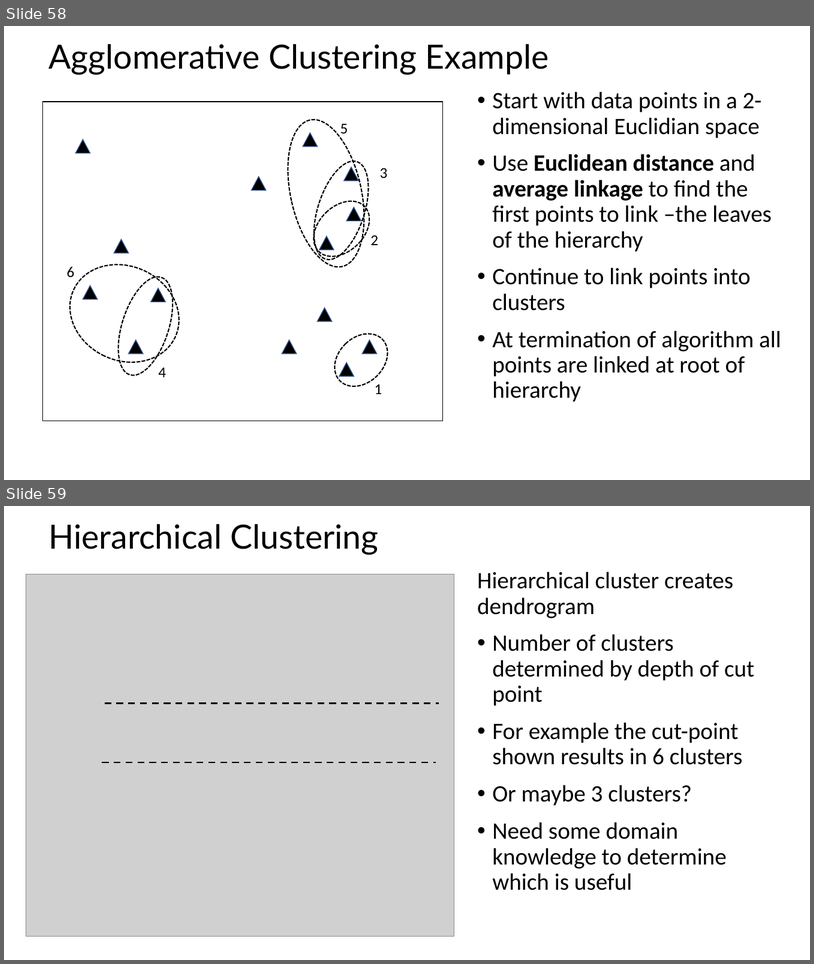
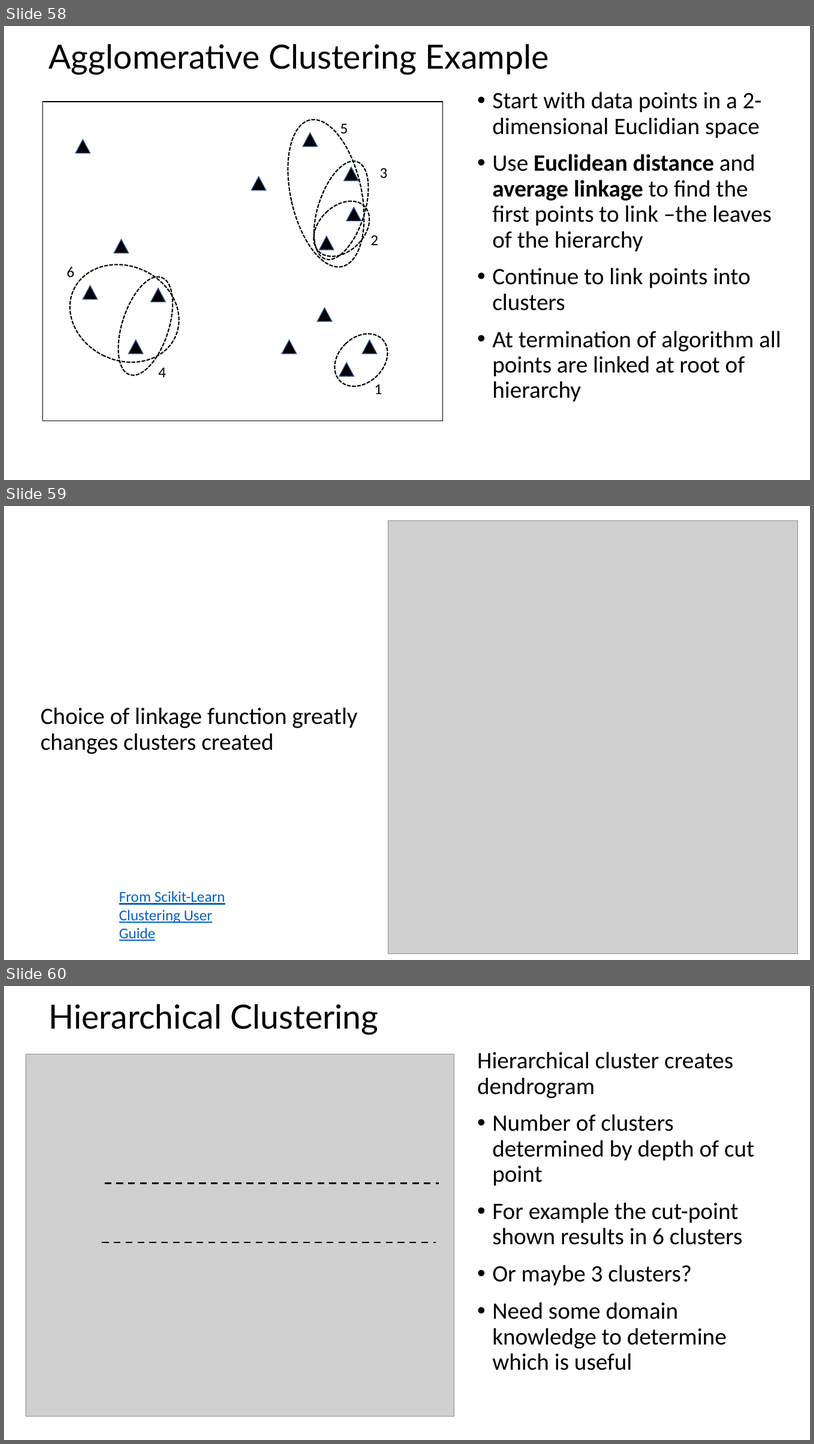
Before and after one commit to harelgabainew/school1, a slide deck: slides/9_IntroductionToClustering_Part1.pptx. Shown one above the other, each under a label of ours: slides 58 and 59 before the commit, slides 58, 59 and 60 after it. The pictures are 814x964 and 814x1444 pixels, drawn with LibreOffice and Linux fonts; fonts in the diff are those of the drawing; grey boxes stand for pictures. Boxes give left, top, right and bottom in pixels: in the first picture for what was removed or moved away, otherwise in the second. Text is boxed around its words. In the diff, an @@ line names an element or a change of style, - is before the commit and + after.

Commit message:
Added slide on effect of changing linkage function

```diff
--- a/slides/9_IntroductionToClustering_Part1.pptx
+++ b/slides/9_IntroductionToClustering_Part1.pptx
@@ slide 59 added at [4, 506, 810, 960], background #FFFFFF @@
@@ picture added at [389, 520, 798, 954] @@
@@ title added at [41, 707, 357, 754], 28 pt, text #000000 @@
+Choice of linkage function greatly changes clusters created
@@ text added at [119, 891, 225, 940], 18 pt, text #0563C1, underline @@
+From Scikit-Learn Clustering User Guide
@@ what was slide 59 is now slide 60 @@
```
